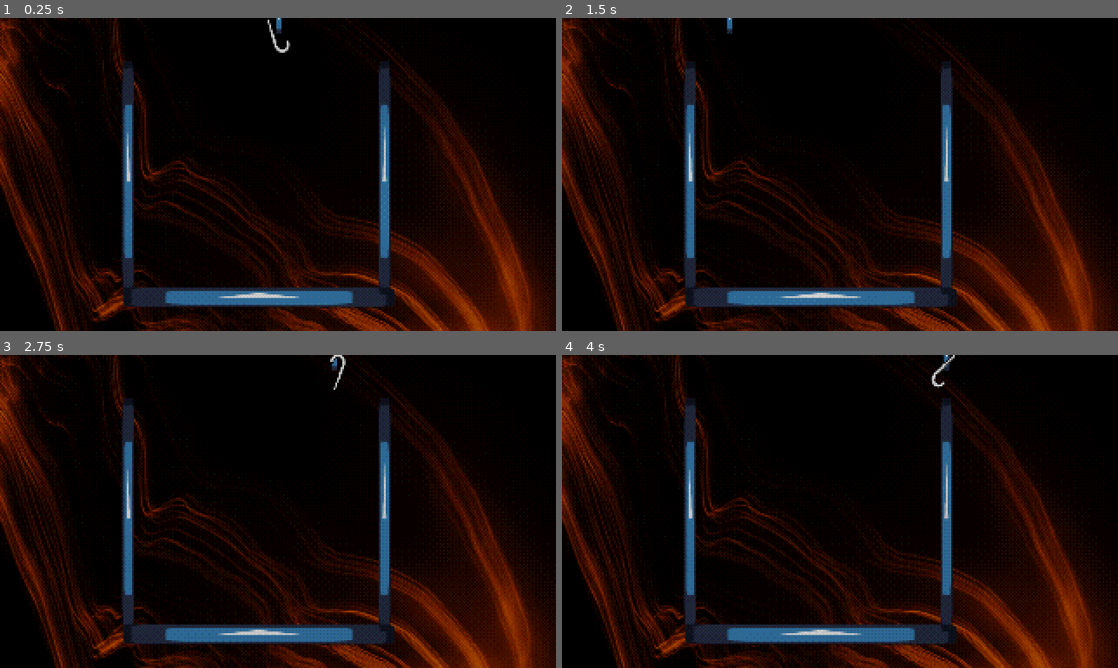
Above: before the commit, frames 1-4 (two rows, left to right).
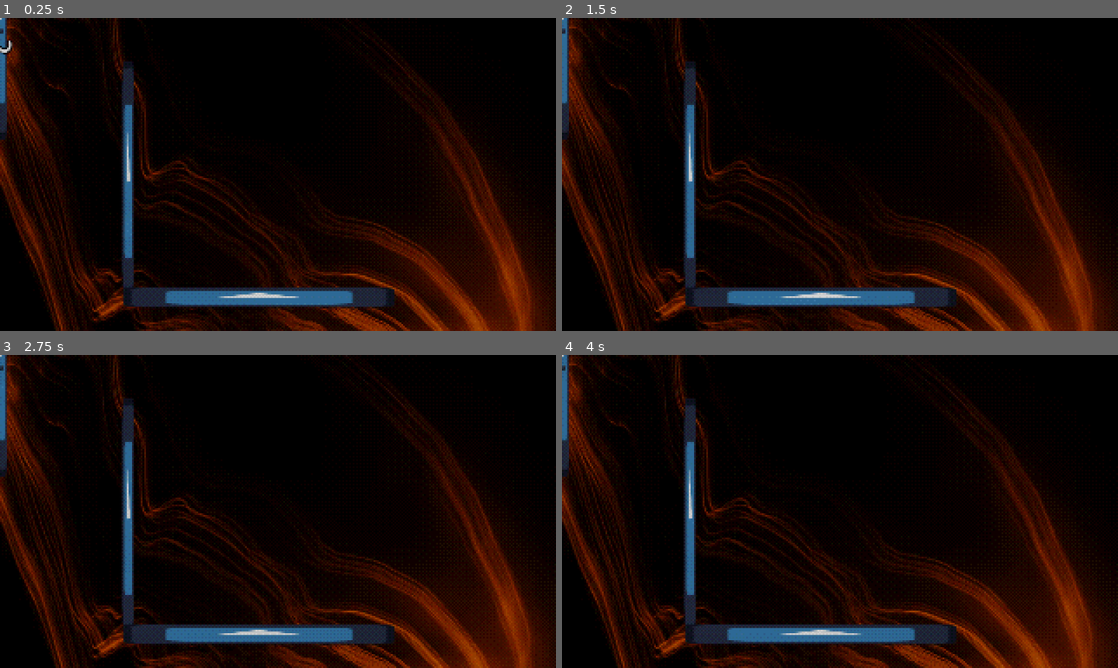
Above: after the commit, the same moments.

Repository: SnekOfSpice/jame-gam-christmas-2025
Game: Godot game, scene res://game.tscn
The game is run twice, just before and just after one commit, with the same random seed, the same clock (stepped at 60 frames per second) and the same inputs. The engine's default icon, where the game draws it, is replaced by a stand-in: a white triangle on a blue panel in a dark square.
Inputs (mouse positions are in pixels of both pictures, inside the frame that each line leads up to):
- Up to frame 1 (0.25 s): no input
- Up to frame 2 (1.5 s): tap Enter at 0.5 s; move the mouse to (962, 158) at 0.52 s; click (962, 158) at 0.6 s; tap Space at 1.25 s; move the mouse to (728, 190) at 1.27 s; click (728, 190) at 1.35 s
- Up to frame 3 (2.75 s): tap Enter at 2 s; move the mouse to (333, 442) at 2.02 s; click (333, 442) at 2.1 s
- Up to frame 4 (4 s): tap Space at 2.75 s; move the mouse to (812, 574) at 2.77 s; click (812, 574) at 2.85 s; tap Enter at 3.5 s; move the mouse to (1006, 558) at 3.52 s; click (1006, 558) at 3.6 s

The runs differ from the first frame. In frame 1, 2.2% of the frame differs, in the area x 0-71%, y 0-89%; in frame 2, 2.1%; in frame 3, 2.1%; in frame 4, 2.1%.
Error after the commit: Invalid access to property or key 'position' on a base object of type 'null instance'. (res://grabber.gd:24)

Commit message:
add sound and stuff

Diff:
--- /dev/null
+++ b/autoloads/sound.gd
@@ -0,0 +1,14 @@
+extends Node
+
+
+func sfx(file_name:String):
+	var path := str("res://sounds/sfx/", file_name, ".wav")
+	if not FileAccess.file_exists(path):
+		push_warning(str(file_name, ".wav doesn't exist"))
+
+	var player = AudioStreamPlayer.new()
+	add_child(player)
+	player.stream = load(path)
+	player.play()
+	player.pitch_scale = randf_range(0.75, (1.0 / 0.75))
+	player.finished.connect(player.queue_free)
--- /dev/null
+++ b/autoloads/sound.tscn
@@ -0,0 +1,11 @@
+[gd_scene load_steps=3 format=3 uid="uid://b84oxvv81x0w4"]
+
+[ext_resource type="Script" path="res://autoloads/sound.gd" id="1_odhu0"]
+[ext_resource type="AudioStream" uid="uid://bpawhxxpgigui" path="res://sounds/music/HoliznaPATREON-God-Rest-Ye-Merry-Gentlemen.ogg" id="2_cgm0s"]
+
+[node name="Sound" type="Node"]
+script = ExtResource("1_odhu0")
+
+[node name="AudioStreamPlayer" type="AudioStreamPlayer" parent="."]
+stream = ExtResource("2_cgm0s")
+autoplay = true
--- a/game.tscn
+++ b/game.tscn
@@ -8,6 +8,9 @@
 
 [sub_resource type="RectangleShape2D" id="RectangleShape2D_v8kdw"]
 size = Vector2(25, 516)
+
+[sub_resource type="RectangleShape2D" id="RectangleShape2D_s0d1w"]
+size = Vector2(23.5, 596.5)
 
 [sub_resource type="RectangleShape2D" id="RectangleShape2D_7v8uo"]
 size = Vector2(613, 47)
@@ -58,12 +61,8 @@
 scale = Vector2(4.88602, 0.368885)
 texture = ExtResource("1_a0wko")
 
-[node name="CollisionShape2D" type="CollisionShape2D" parent="Container/Floor"]
-position = Vector2(-5.5, 7.5)
-shape = SubResource("RectangleShape2D_7v8uo")
-
-[node name="RightWall" type="StaticBody2D" parent="Container"]
-position = Vector2(883, 356)
+[node name="Area2D2" type="StaticBody2D" parent="Container"]
+position = Vector2(866, 359)
 
 [node name="Icon" type="Sprite2D" parent="Container/RightWall"]
 position = Vector2(0.5, 9.5)
@@ -72,6 +71,10 @@
 
 [node name="CollisionShape2D" type="CollisionShape2D" parent="Container/RightWall"]
 shape = SubResource("RectangleShape2D_v8kdw")
+
+[node name="Container_Floor#CollisionShape2D" type="CollisionShape2D" parent="."]
+position = Vector2(-5.5, 7.5)
+shape = SubResource("RectangleShape2D_7v8uo")
 
 [node name="Grabber" parent="." instance=ExtResource("2_qmh5h")]
 
--- a/grabber.gd
+++ b/grabber.gd
@@ -21,7 +21,7 @@
 	self.position.x = calc_horizontal_pos()
 
 func calc_horizontal_pos() -> float:
-	return min(max(get_node("../Container/LeftWall").position.x, get_global_mouse_position().x), get_node("../Container/RightWall").position.x)
+	return min(max(find_child("LeftWall").position.x, get_global_mouse_position().x), find_child("RightWall").position.x)
 
 func spawn_cane() -> void:
 	current_cane = candy_cane_base.instantiate()
--- a/project.godot
+++ b/project.godot
@@ -18,6 +18,7 @@
 [autoload]
 
 GameManager="*res://game_manager.gd"
+Sound="*res://autoloads/sound.tscn"
 
 [display]
 
Not shown, added: sounds/music/HoliznaPATREON-God-Rest-Ye-Merry-Gentlemen.ogg.import
Not shown, added: sounds/music/HoliznaPATREON-God-Rest-Ye-Merry-Gentlemen.ogg
